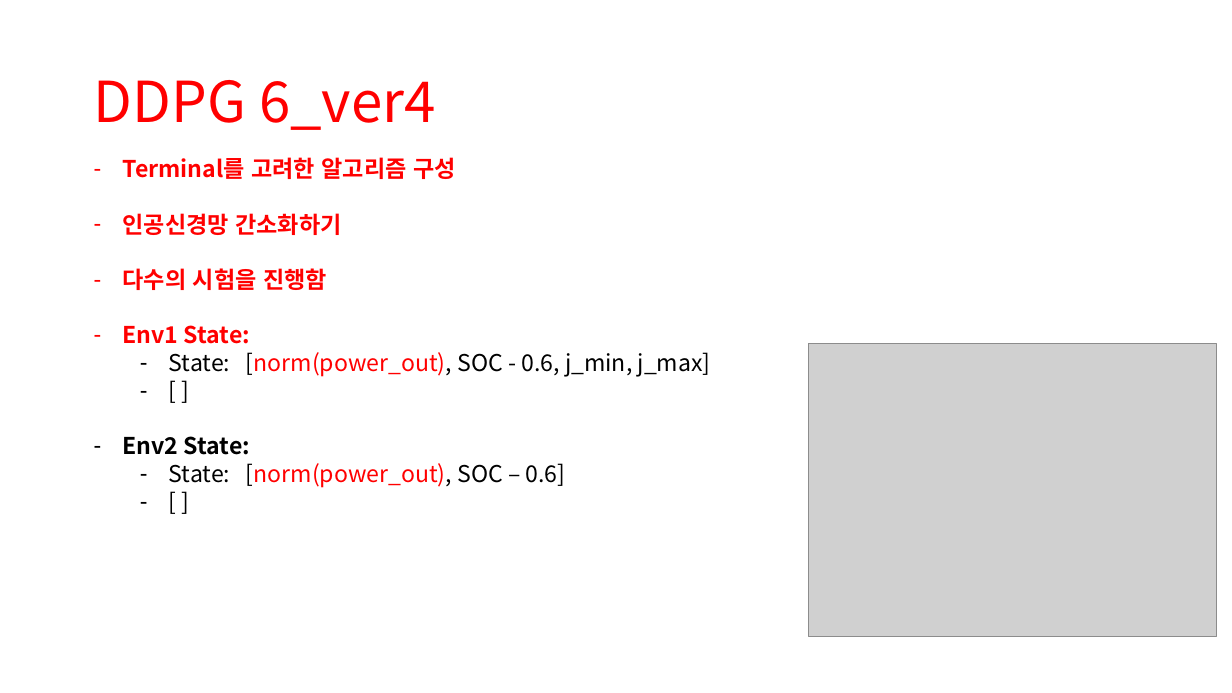
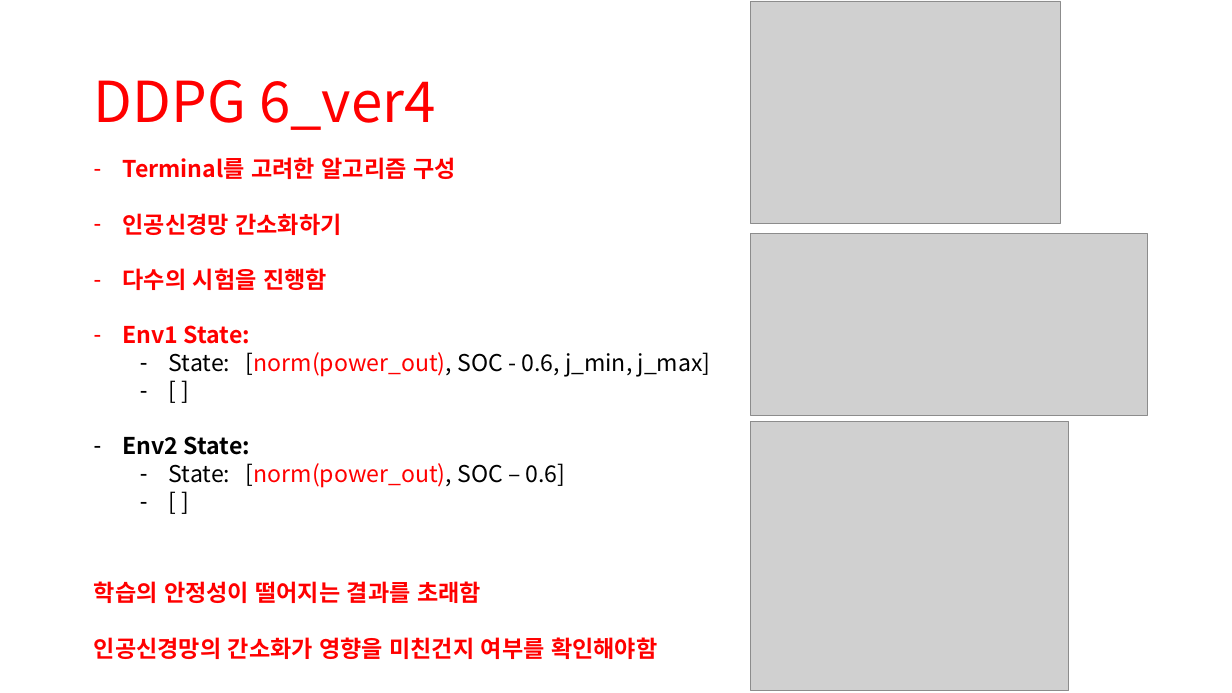
Before and after one commit to zidane89/experiment, a slide deck: slide 26 of 실험정리.pptx. Drawn at 1232x693 pixels with LibreOffice and Linux fonts; fonts in the diff are those of the drawing; grey boxes stand for pictures. Boxes give left, top, right and bottom in pixels: in the first picture for what was removed or moved away, otherwise in the second. Text is boxed around its words. In the diff, an @@ line names an element or a change of style, - is before the commit and + after.

```diff
--- a/실험정리.pptx
+++ b/실험정리.pptx
@@ picture: place and size @@
-picture at <box>809,344,1216,637</box>
+picture at <box>751,1,1061,224</box>
@@ picture added at <box>751,234,1148,416</box> @@
@@ picture added at <box>751,421,1069,690</box> @@
@@ text added at <box>94,581,657,659</box>, 18 pt, text #FF0000, bold @@
+학습의 안정성이 떨어지는 결과를 초래함
+인공신경망의 간소화가 영향을 미친건지 여부를 확인해야함
```
Also in this commit, not shown: 4 other slides changed, 2 slides added, 3 other files.
